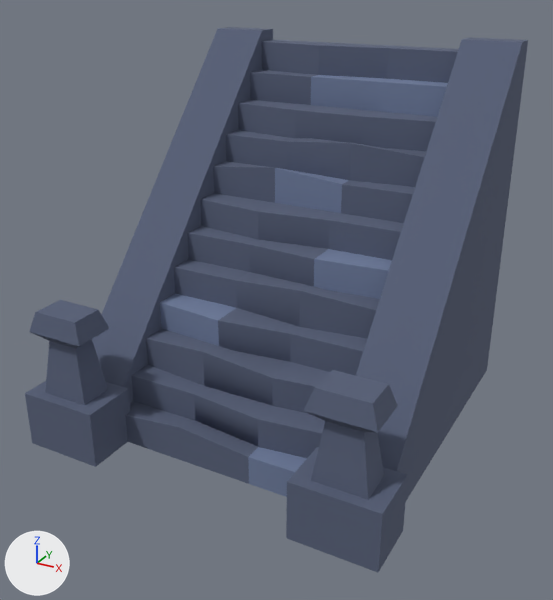
Renders of the FBX model Assets/stairs.fbx from each side of a commit.
Rendered twice from a 50 mm camera at (52.45, -2.211, 1.187) aimed at (51.543, -0.562, 0.362). Lighting does not change. The marker at lower left points along +X, +Y and +Z.

The scene before the commit, as lines of its bpy script (objects in view):
```python
me_cube_104 = bpy.data.meshes.new('Cube.104')
me_cube_104.from_pydata(...)  # 228 vertices, 235 faces; spans x -0.969..0.031, y -1.0..0.0, z 0.0..1.0
# faces by material slot: [222, 13]
me_cube_104.materials.append(mat_dark_grey_001)  # dark blue #576078
me_cube_104.materials.append(mat_grey_001)  # blue #6f7d9d
ob_stairs_003 = bpy.data.objects.new('stairs.003', me_cube_104)
ob_stairs_003.location = (52.0, 0.0, 0.0)
```
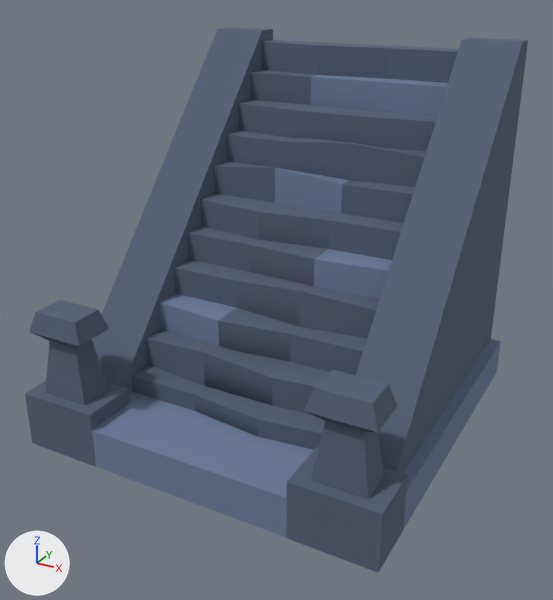
The newer file is also turned or shifted as a whole; pictures and numbers use the older file's frame.

Changed parts and their boxes [x1, y1, x2, y2] in the pictures (553 x 600 px):
part 1 of me_cube_104, added (blue)
    after: [92, 339, 501, 537]

The change, as a diff of the scene's bpy script:
```diff
--- a/Assets/stairs.fbx.py
+++ b/Assets/stairs.fbx.py
@@ me_cube_104 @@
 me_cube_104.from_pydata(...)  # 228 vertices, 235 faces; spans x -0.969..0.031, y -1.0..0.0, z 0.0..1.0
 # used by ob_stairs_003; location = (52.0, 0.0, 0.0)
 # verts and faces of me_cube_104; kept vertices keep their numbers, new ones are numbered from 228
+# me_cube_104 part 1
+verts[228] = (-0.969, 0.0, 0.0)
+verts[229] = (-0.966, -1.0, 0.0)  # pixel (33, 443)
+verts[230] = (0.03, -0.997, 0.0)  # pixel (378, 571)
+verts[231] = (0.031, 0.0, 0.0)  # pixel (496, 372)
+for new, old in zip([*range(232, 236)], [*range(228, 232)]): verts[new] = verts[old] + (0.0, 0.0, 0.11)
+faces += [(232, 233, 234, 235), (228, 231, 230, 229), (229, 230, 234, 233), (228, 229, 233, 232), (228, 232, 235, 231), (230, 231, 235, 234)]  # mat_grey_001 (blue #6f7d9d)
 me_cube_104.materials.append(mat_dark_grey_001)
```
